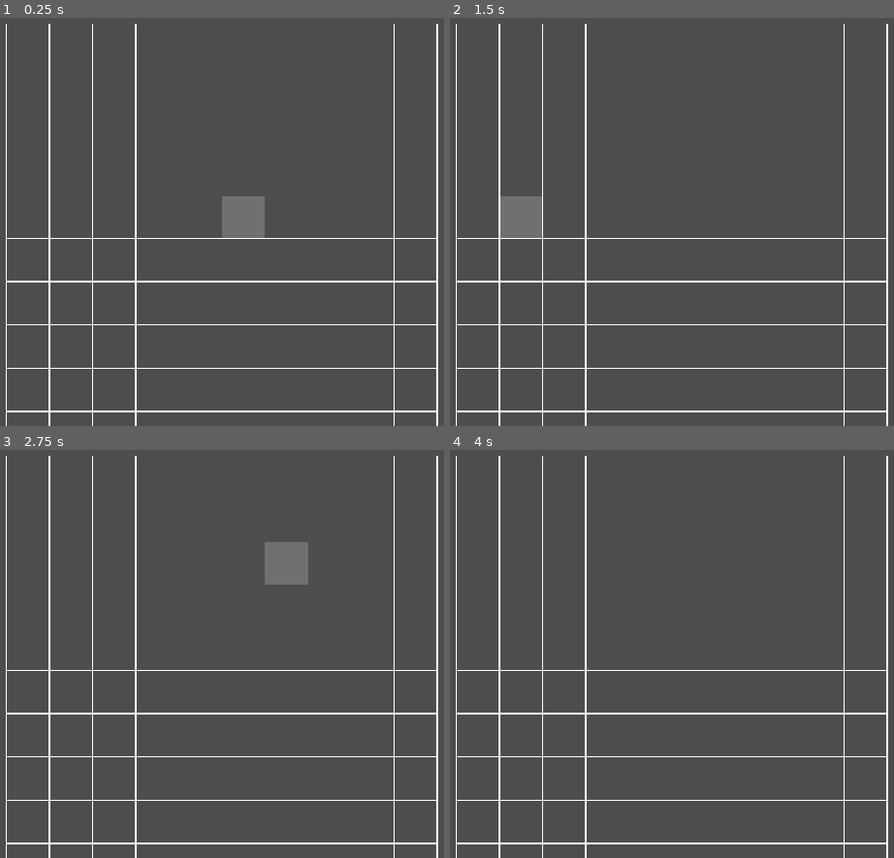
Above: before the commit, frames 1-4 (two rows, left to right).
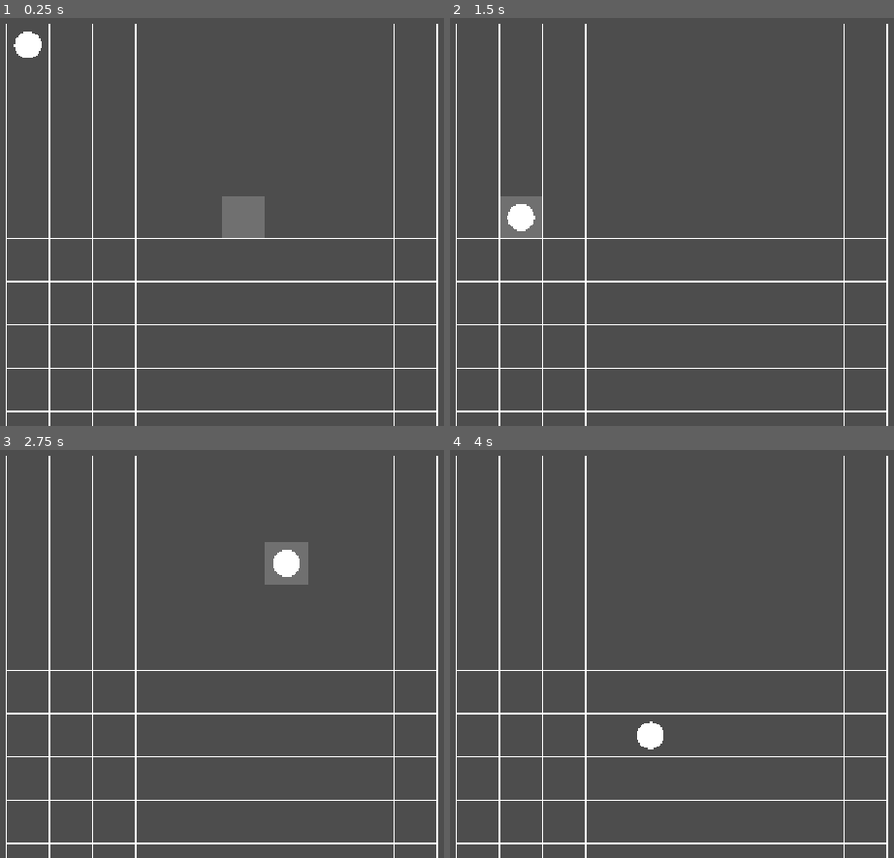
Above: after the commit, the same moments.

Repository: Chivas1504/Gioco
Game: Godot game, scene res://scenes/game.tscn
Same seed, same stepped clock (60 frames per second), same inputs: the game is played once before the commit and once after it.
Inputs (mouse positions are in pixels of both pictures, inside the frame that each line leads up to):
- Up to frame 1 (0.25 s): no input
- Up to frame 2 (1.5 s): tap Enter at 0.5 s; move the mouse to (845, 185) at 0.52 s; click (845, 185) at 0.67 s; tap Space at 1.25 s; move the mouse to (521, 230) at 1.27 s; click (521, 230) at 1.42 s
- Up to frame 3 (2.75 s): tap Enter at 2 s; move the mouse to (301, 543) at 2.02 s; click (301, 543) at 2.17 s
- Up to frame 4 (4 s): tap Space at 2.75 s; move the mouse to (636, 727) at 2.77 s; click (636, 727) at 2.92 s; tap Enter at 3.5 s; move the mouse to (outside the picture) at 3.52 s; click (outside the picture) at 3.67 s

The runs differ from the first frame. In frame 1, 0.3% of the frame differs, in the area x 3-10%, y 3-10%; in frame 2, 0.3%; in frame 3, 0.3%, in the area x 61-68%, y 24-32%; in frame 4, 0.3%.

Commit message:
Add player grid movement

Diff:
--- a/scenes/game.tscn
+++ b/scenes/game.tscn
@@ -2,6 +2,7 @@
 
 [ext_resource type="Script" uid="uid://cvwe41x5ap6ge" path="res://scripts/core/game.gd" id="1_uwrxv"]
 [ext_resource type="Script" uid="uid://3jbhk6pxy8nt" path="res://scripts/combat/grid.gd" id="2_yqjtg"]
+[ext_resource type="Script" uid="uid://cweq1lfvmvglo" path="res://scripts/core/player.gd" id="3_lnu2h"]
 
 [node name="Game" type="Node2D" unique_id=1125710800]
 script = ExtResource("1_uwrxv")
@@ -9,3 +10,6 @@
 [node name="Grid" type="Node2D" parent="." unique_id=133906913]
 position = Vector2(250, 50)
 script = ExtResource("2_yqjtg")
+
+[node name="Player" type="Node2D" parent="." unique_id=541552432]
+script = ExtResource("3_lnu2h")
--- a/scripts/core/game.gd
+++ b/scripts/core/game.gd
@@ -1,6 +1,22 @@
 extends Node2D
 
 
-# Called when the node enters the scene tree for the first time.
+@onready var grid: Node2D = $Grid
+@onready var player: Node2D = $Player
+
+var player_cell: Vector2i = Vector2i(0, 0)
+
+
 func _ready() -> void:
-	pass # Replace with function body.
+	player.position = grid.position + grid.cell_to_local(player_cell)
+
+
+func _unhandled_input(event: InputEvent) -> void:
+	if event is InputEventMouseButton:
+		if event.button_index == MOUSE_BUTTON_LEFT and event.pressed:
+			var mouse_local: Vector2 = grid.to_local(event.position)
+			var clicked_cell: Vector2i = grid.local_to_cell(mouse_local)
+
+			if grid.is_cell_inside(clicked_cell):
+				player_cell = clicked_cell
+				player.position = grid.position + grid.cell_to_local(player_cell)
--- /dev/null
+++ b/scripts/core/player.gd
@@ -0,0 +1,12 @@
+extends Node2D
+
+
+const RADIUS := 20.0
+
+
+func _ready() -> void:
+	queue_redraw()
+
+
+func _draw() -> void:
+	draw_circle(Vector2.ZERO, RADIUS, Color.WHITE)
Not shown, added: scripts/core/player.gd.uid
